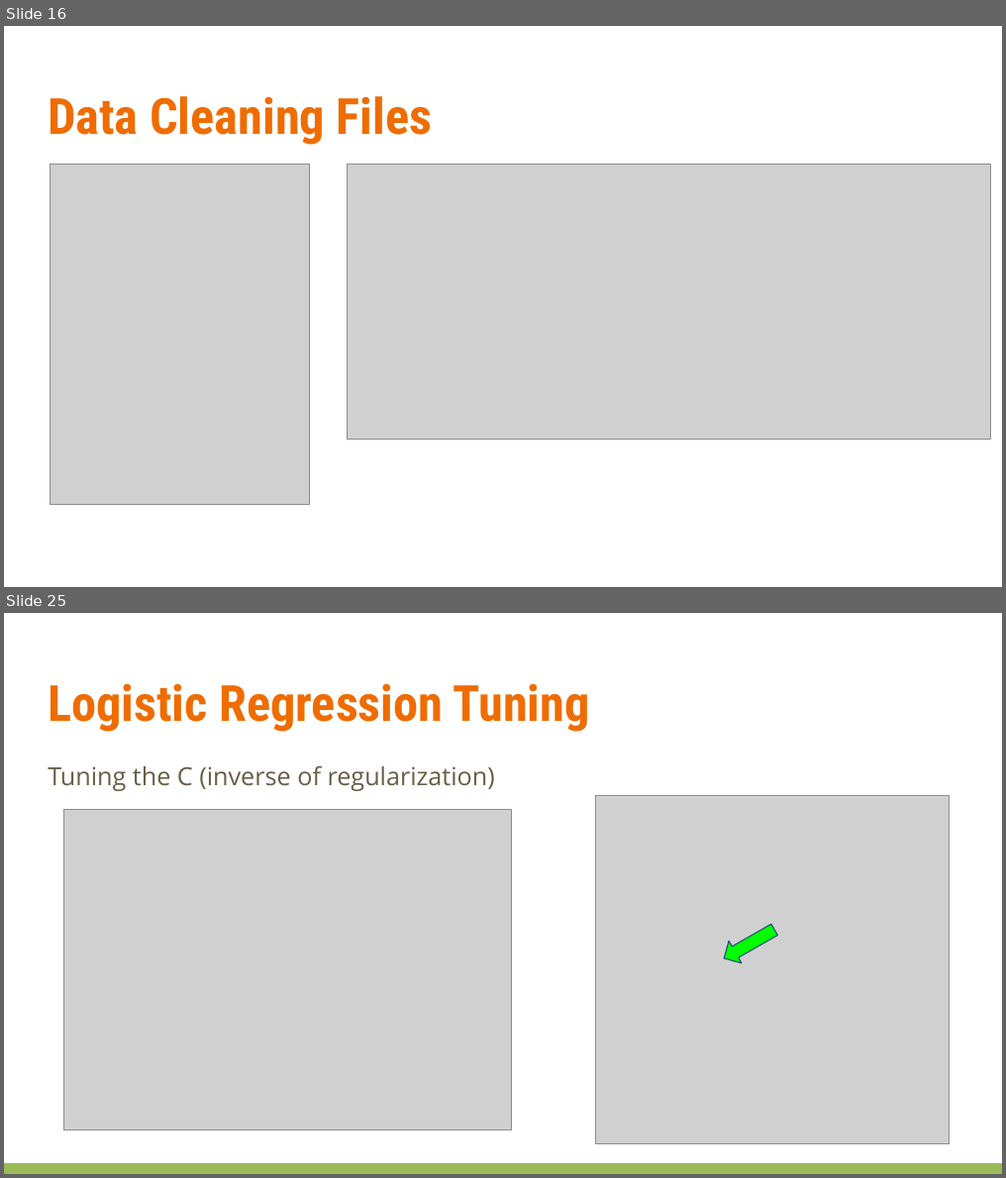
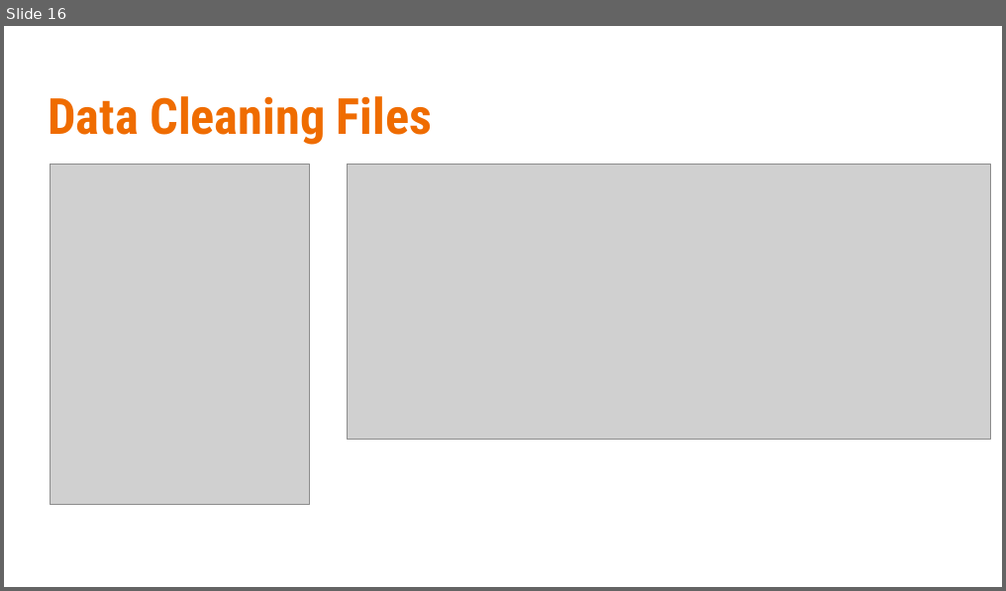
Before and after one commit to bluegrapes/DAT8Coursework, a slide deck: project2/What’s Cooking.pptx. Shown one above the other, each under a label of ours: slides 16 and 25 before the commit, slide 16 after it; the slides between them are not shown. The pictures are 1006x1178 and 1006x591 pixels, drawn with LibreOffice and Linux fonts; fonts in the diff are those of the drawing; grey boxes stand for pictures. Boxes give left, top, right and bottom in pixels: in the first picture for what was removed or moved away, otherwise in the second. Text is boxed around its words. In the diff, an @@ line names an element or a change of style, - is before the commit and + after.

```diff
--- a/project2/What’s Cooking.pptx
+++ b/project2/What’s Cooking.pptx
@@ slide 25 removed at (x1=4, y1=613, x2=1002, y2=1174), background #FFFFFF @@
@@ text removed at (x1=48, y1=683, x2=589, y2=732) @@
-Logistic Regression Tuning
@@ text removed at (x1=48, y1=765, x2=495, y2=791) @@
-Tuning the C (inverse of regularization)
@@ picture removed at (x1=63, y1=810, x2=512, y2=1130) @@
@@ picture removed at (x1=596, y1=795, x2=949, y2=1144) @@
@@ left arrow removed at (x1=718, y1=919, x2=781, y2=970) @@
@@ rectangle removed at (x1=4, y1=1163, x2=1002, y2=1174) @@
```
Also in this commit, not shown: 24 slides changed, 3 slides added, 9 other slides removed, 1 other file.
